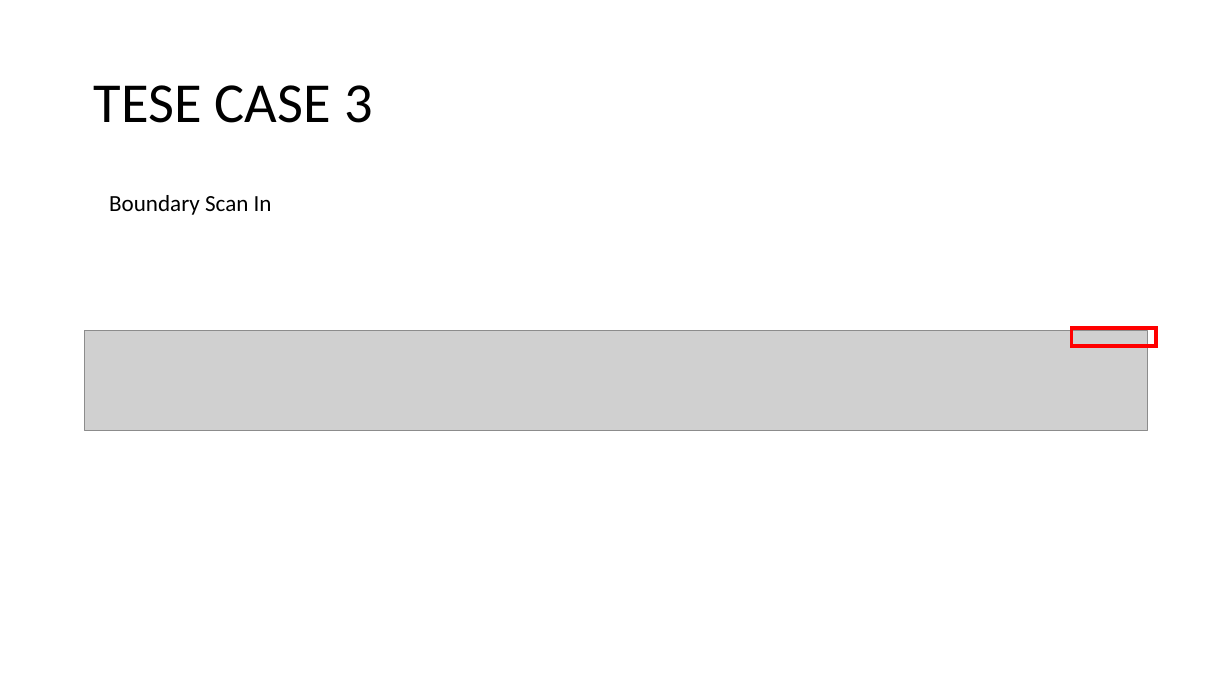
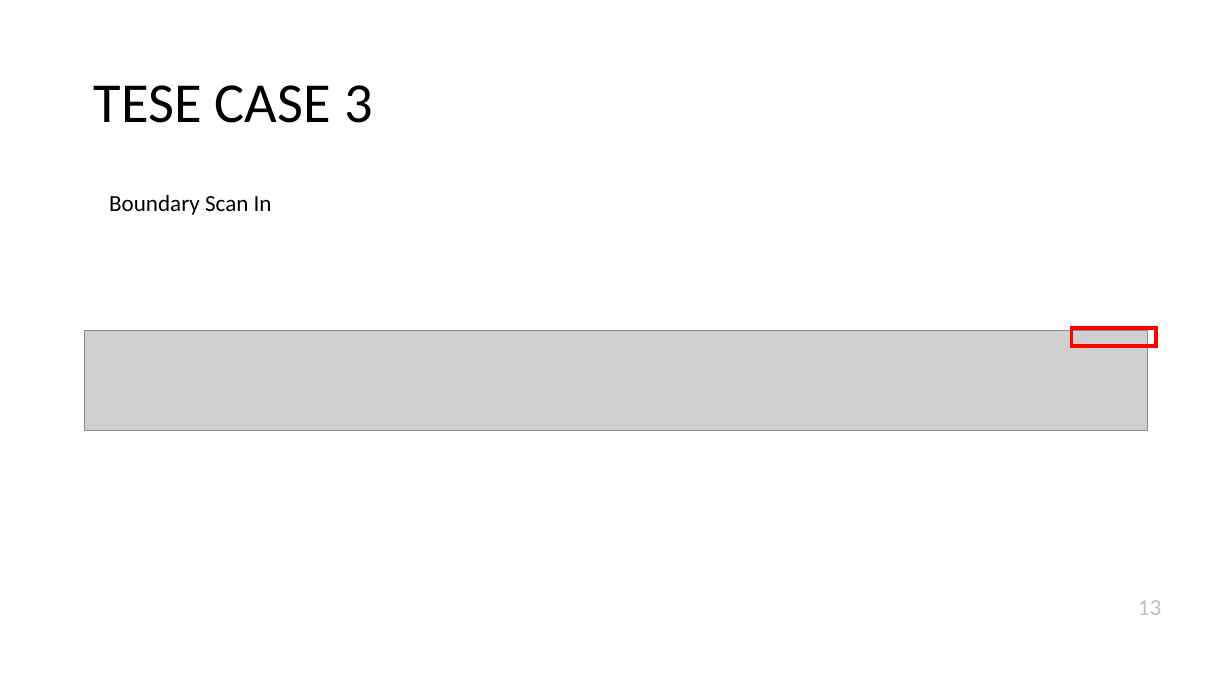
Before and after one commit to ax0080/JTAG, a slide deck: slide 13 of JTAG.pptx. Drawn at 1232x693 pixels with LibreOffice and Linux fonts; fonts in the diff are those of the drawing; grey boxes stand for pictures. Boxes give left, top, right and bottom in pixels: in the first picture for what was removed or moved away, otherwise in the second. Text is boxed around its words. In the diff, an @@ line names an element or a change of style, - is before the commit and + after.

```diff
--- a/JTAG.pptx
+++ b/JTAG.pptx
@@ text added at <box>1138,600,1161,615</box>, 18 pt, text #BFBFBF @@
+13
```
Also in this commit, not shown: 11 other slides changed.
